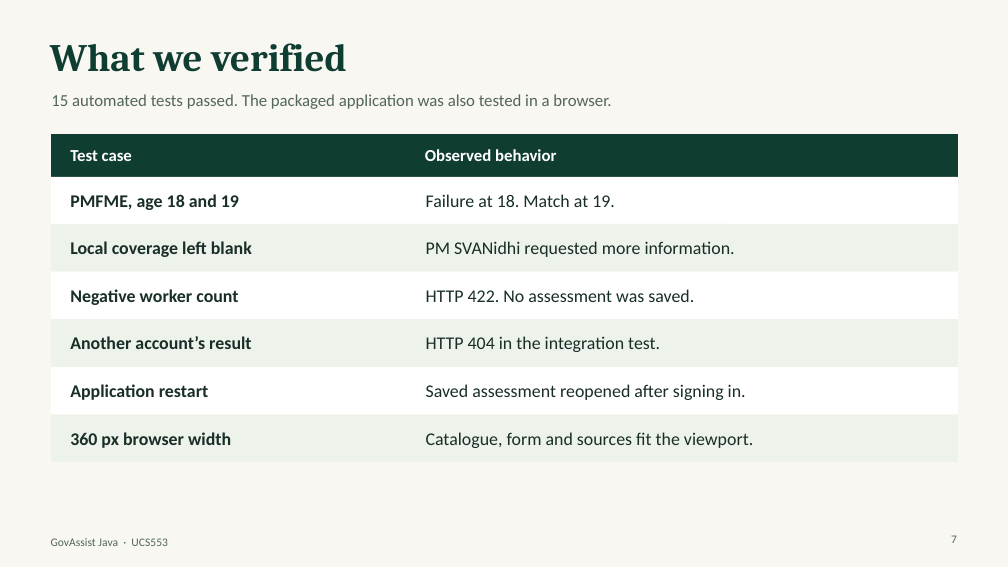
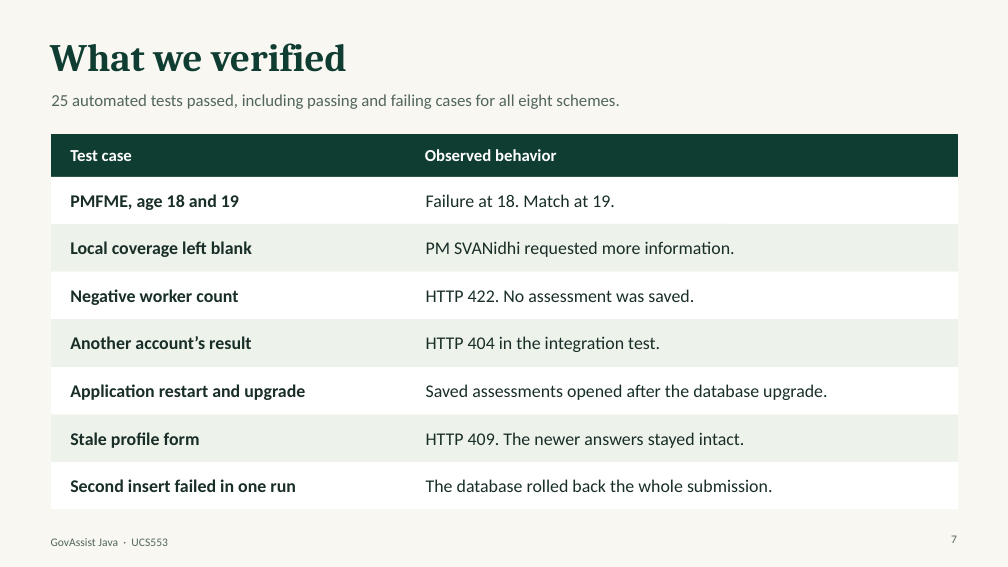
Before and after one commit to Shreyastacky/govassist-java, a slide deck: slide 7 of submission/GovAssist Java Presentation.pptx. Drawn at 1008x567 pixels with LibreOffice and Linux fonts; fonts in the diff are those of the drawing. Boxes give left, top, right and bottom in pixels: in the first picture for what was removed or moved away, otherwise in the second. Text is boxed around its words. In the diff, an @@ line names an element or a change of style, - is before the commit and + after.

Commit message:
Explain rule decisions and protect assessment history

```diff
--- a/submission/GovAssist Java Presentation.pptx
+++ b/submission/GovAssist Java Presentation.pptx
@@ text at [51, 94, 619, 109]: text changed @@
-15 automated tests passed. The packaged application was also tested in a browser.
+25 automated tests passed, including passing and failing cases for all eight schemes.
@@ text at [70, 384, 305, 400]: text changed @@
-Application restart
+Application restart and upgrade
@@ text at [426, 384, 827, 400]: text changed @@
-Saved assessment reopened after signing in.
+Saved assessments opened after the database upgrade.
@@ text at [70, 432, 200, 448]: text changed @@
-360 px browser width
+Stale profile form
@@ text at [426, 432, 745, 448]: text changed @@
-Catalogue, form and sources fit the viewport.
+HTTP 409. The newer answers stayed intact.
@@ rectangle added at [51, 463, 957, 509], fill #FFFFFF, outline #FFFFFF 0.65 pt @@
@@ text added at [70, 479, 296, 492], 17 pt, text #182E27, bold @@
+Second insert failed in one run
@@ text added at [426, 479, 773, 492], 17 pt, text #182E27 @@
+The database rolled back the whole submission.
```
Also in this commit, not shown: 3 other slides changed, 15 other files.
